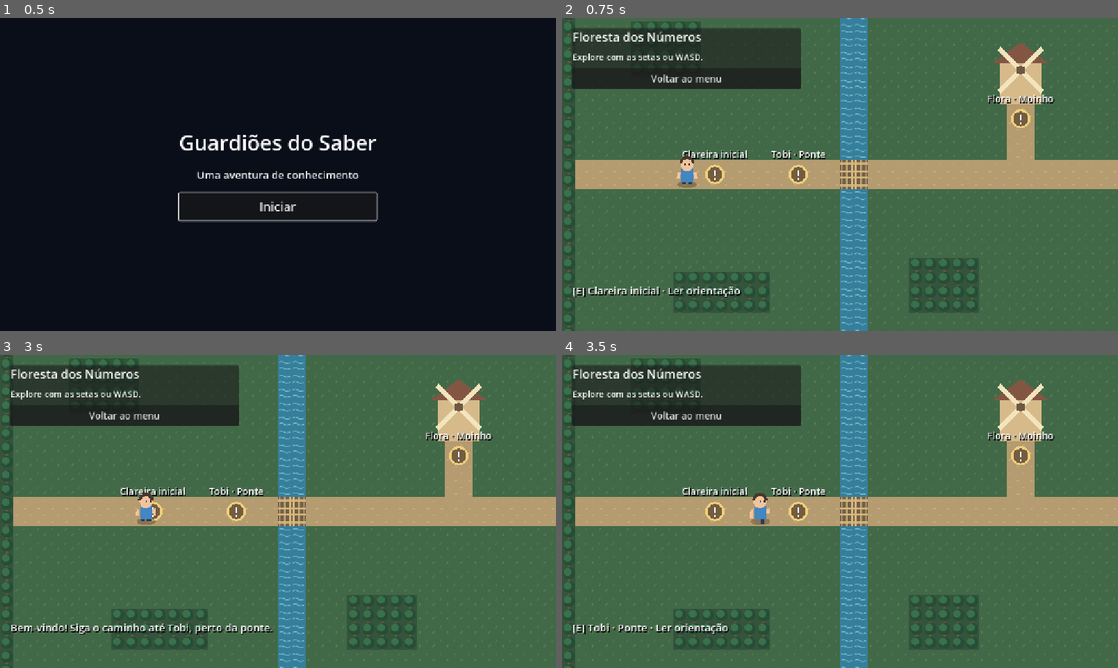
Above: before the commit, frames 1-4 (two rows, left to right).
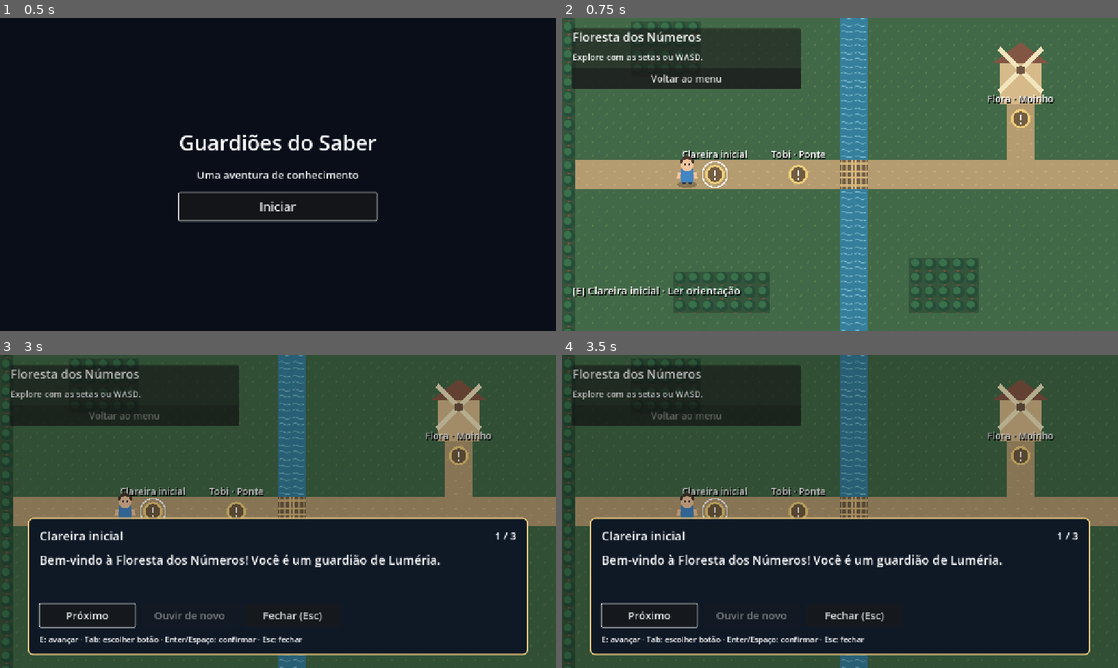
Above: after the commit, the same moments.

Repository: ArthurSalesse/Guardioes-do-Saber
Game: Godot game, scene res://scenes/main.tscn
Two runs of this game, one before a commit and one after it. Both use one fixed random seed, a clock stepped at 60 frames per second and the inputs below.
Inputs (mouse positions are in pixels of both pictures, inside the frame that each line leads up to):
- Up to frame 1 (0.5 s): no input
- Up to frame 2 (0.75 s): click "Iniciar" at 0.5 s
- Up to frame 3 (3 s): click "Voltar ao menu" at 1.25 s; click "Iniciar" at 2 s; tap Enter at 2.75 s; move the mouse to (400, 495) at 2.77 s; hold Right (move_right) from 2.78 s (still down); hold E (interact) from 2.78 s (still down); click (400, 495) at 2.92 s
- Up to frame 4 (3.5 s): keep holding Right (move_right); keep holding E (interact)

Frame 1 is identical in both runs. In frame 2, less than 0.1% of the frame differs, in the area x 25-30%, y 45-55%; in frame 3, 90%; in frame 4, 90%, in the area x 0-100%, y 0-100%.

Commit message:
feat: adiciona dialogos e suporte a instrucoes com audio (#7)

Diff:
--- /dev/null
+++ b/game/dialogues/bridge_1.tres
@@ -0,0 +1,7 @@
+[gd_resource type="Resource" load_steps=2 format=3]
+
+[ext_resource type="Script" path="res://scripts/instruction_page.gd" id="1"]
+
+[resource]
+script = ExtResource("1")
+text = "Olá! Sou Tobi. A tempestade quebrou nossa ponte."
--- /dev/null
+++ b/game/dialogues/bridge_2.tres
@@ -0,0 +1,7 @@
+[gd_resource type="Resource" load_steps=2 format=3]
+
+[ext_resource type="Script" path="res://scripts/instruction_page.gd" id="1"]
+
+[resource]
+script = ExtResource("1")
+text = "Precisamos de exatamente 12 tábuas. Pense em como juntar as pilhas de madeira."
--- /dev/null
+++ b/game/dialogues/bridge_3.tres
@@ -0,0 +1,7 @@
+[gd_resource type="Resource" load_steps=2 format=3]
+
+[ext_resource type="Script" path="res://scripts/instruction_page.gd" id="1"]
+
+[resource]
+script = ExtResource("1")
+text = "Você pode reler estas instruções quando quiser. Vamos cuidar da floresta juntos!"
--- /dev/null
+++ b/game/dialogues/crystal_1.tres
@@ -0,0 +1,7 @@
+[gd_resource type="Resource" load_steps=2 format=3]
+
+[ext_resource type="Script" path="res://scripts/instruction_page.gd" id="1"]
+
+[resource]
+script = ExtResource("1")
+text = "Você encontrou a caverna do Cristal do Conhecimento!"
--- /dev/null
+++ b/game/dialogues/crystal_2.tres
@@ -0,0 +1,7 @@
+[gd_resource type="Resource" load_steps=2 format=3]
+
+[ext_resource type="Script" path="res://scripts/instruction_page.gd" id="1"]
+
+[resource]
+script = ExtResource("1")
+text = "Três pedestais guardam desafios de adição, subtração e combinação de quantidades."
--- /dev/null
+++ b/game/dialogues/crystal_3.tres
@@ -0,0 +1,7 @@
+[gd_resource type="Resource" load_steps=2 format=3]
+
+[ext_resource type="Script" path="res://scripts/instruction_page.gd" id="1"]
+
+[resource]
+script = ExtResource("1")
+text = "Resolva um desafio de cada vez. Você pode pedir dicas durante os desafios."
--- /dev/null
+++ b/game/dialogues/mill_1.tres
@@ -0,0 +1,7 @@
+[gd_resource type="Resource" load_steps=2 format=3]
+
+[ext_resource type="Script" path="res://scripts/instruction_page.gd" id="1"]
+
+[resource]
+script = ExtResource("1")
+text = "Olá! Sou Flora. Nosso moinho precisa de energia para voltar a funcionar."
--- /dev/null
+++ b/game/dialogues/mill_2.tres
@@ -0,0 +1,7 @@
+[gd_resource type="Resource" load_steps=2 format=3]
+
+[ext_resource type="Script" path="res://scripts/instruction_page.gd" id="1"]
+
+[resource]
+script = ExtResource("1")
+text = "Temos 20 unidades de energia. Os mecanismos usam 6 e 8. Precisamos guardar pelo menos 6."
--- /dev/null
+++ b/game/dialogues/mill_3.tres
@@ -0,0 +1,7 @@
+[gd_resource type="Resource" load_steps=2 format=3]
+
+[ext_resource type="Script" path="res://scripts/instruction_page.gd" id="1"]
+
+[resource]
+script = ExtResource("1")
+text = "Planeje a distribuição com calma. Não há limite de tempo para pensar."
--- /dev/null
+++ b/game/dialogues/welcome_1.tres
@@ -0,0 +1,7 @@
+[gd_resource type="Resource" load_steps=2 format=3]
+
+[ext_resource type="Script" path="res://scripts/instruction_page.gd" id="1"]
+
+[resource]
+script = ExtResource("1")
+text = "Bem-vindo à Floresta dos Números! Você é um guardião de Luméria."
--- /dev/null
+++ b/game/dialogues/welcome_2.tres
@@ -0,0 +1,7 @@
+[gd_resource type="Resource" load_steps=2 format=3]
+
+[ext_resource type="Script" path="res://scripts/instruction_page.gd" id="1"]
+
+[resource]
+script = ExtResource("1")
+text = "Use as setas ou WASD para caminhar. Procure os sinais de ! e pressione E."
--- /dev/null
+++ b/game/dialogues/welcome_3.tres
@@ -0,0 +1,7 @@
+[gd_resource type="Resource" load_steps=2 format=3]
+
+[ext_resource type="Script" path="res://scripts/instruction_page.gd" id="1"]
+
+[resource]
+script = ExtResource("1")
+text = "Siga o caminho até Tobi. Ele precisa de ajuda para reconstruir a ponte."
--- /dev/null
+++ b/game/scenes/dialogue.tscn
@@ -0,0 +1,98 @@
+[gd_scene load_steps=3 format=3]
+[ext_resource type="Script" path="res://scripts/dialogue.gd" id="1"]
+[sub_resource type="StyleBoxFlat" id="PanelStyle"]
+bg_color = Color(0.06, 0.1, 0.15, 1)
+border_width_left = 3
+border_width_top = 3
+border_width_right = 3
+border_width_bottom = 3
+border_color = Color(0.93, 0.8, 0.5, 1)
+corner_radius_top_left = 12
+corner_radius_top_right = 12
+corner_radius_bottom_left = 12
+corner_radius_bottom_right = 12
+
+[node name="Dialogue" type="Control"]
+visible = false
+layout_mode = 3
+anchors_preset = 15
+anchor_right = 1.0
+anchor_bottom = 1.0
+grow_horizontal = 2
+grow_vertical = 2
+script = ExtResource("1")
+
+[node name="Shade" type="ColorRect" parent="."]
+layout_mode = 1
+anchors_preset = 15
+anchor_right = 1.0
+anchor_bottom = 1.0
+mouse_filter = 2
+color = Color(0, 0, 0, 0.25)
+
+[node name="Panel" type="PanelContainer" parent="."]
+layout_mode = 1
+anchor_left = 0.05
+anchor_top = 0.52
+anchor_right = 0.95
+anchor_bottom = 0.96
+theme_override_styles/panel = SubResource("PanelStyle")
+
+[node name="Margin" type="MarginContainer" parent="Panel"]
+layout_mode = 2
+theme_override_constants/margin_left = 24
+theme_override_constants/margin_top = 20
+theme_override_constants/margin_right = 24
+theme_override_constants/margin_bottom = 20
+
+[node name="Content" type="VBoxContainer" parent="Panel/Margin"]
+layout_mode = 2
+theme_override_constants/separation = 16
+
+[node name="Header" type="HBoxContainer" parent="Panel/Margin/Content"]
+layout_mode = 2
+
+[node name="Speaker" type="Label" parent="Panel/Margin/Content/Header"]
+layout_mode = 2
+size_flags_horizontal = 3
+theme_override_font_sizes/font_size = 28
+
+[node name="Counter" type="Label" parent="Panel/Margin/Content/Header"]
+layout_mode = 2
+theme_override_font_sizes/font_size = 24
+
+[node name="Text" type="Label" parent="Panel/Margin/Content"]
+custom_minimum_size = Vector2(0, 100)
+layout_mode = 2
+size_flags_vertical = 3
+theme_override_font_sizes/font_size = 28
+autowrap_mode = 2
+
+[node name="Buttons" type="HBoxContainer" parent="Panel/Margin/Content"]
+layout_mode = 2
+theme_override_constants/separation = 16
+
+[node name="Next" type="Button" parent="Panel/Margin/Content/Buttons"]
+custom_minimum_size = Vector2(220, 52)
+layout_mode = 2
+theme_override_font_sizes/font_size = 24
+text = "Próximo"
+
+[node name="Replay" type="Button" parent="Panel/Margin/Content/Buttons"]
+custom_minimum_size = Vector2(220, 52)
+layout_mode = 2
+theme_override_font_sizes/font_size = 24
+text = "Ouvir de novo"
+
+[node name="Close" type="Button" parent="Panel/Margin/Content/Buttons"]
+custom_minimum_size = Vector2(220, 52)
+layout_mode = 2
+theme_override_font_sizes/font_size = 24
+text = "Fechar (Esc)"
+
+[node name="Help" type="Label" parent="Panel/Margin/Content"]
+layout_mode = 2
+theme_override_font_sizes/font_size = 18
+text = "E: avançar · Tab: escolher botão · Enter/Espaço: confirmar · Esc: fechar"
+
+[node name="Audio" type="AudioStreamPlayer" parent="."]
--- a/game/scenes/forest.tscn
+++ b/game/scenes/forest.tscn
@@ -1,7 +1,20 @@
-[gd_scene load_steps=4 format=3]
+[gd_scene load_steps=16 format=3]
 [ext_resource type="Script" path="res://scripts/world.gd" id="1"]
 [ext_resource type="Script" path="res://scripts/mission_progress.gd" id="2"]
 [ext_resource type="PackedScene" path="res://scenes/interaction_point.tscn" id="3"]
+[ext_resource type="Resource" path="res://dialogues/welcome_1.tres" id="welcome1"]
+[ext_resource type="Resource" path="res://dialogues/welcome_2.tres" id="welcome2"]
+[ext_resource type="Resource" path="res://dialogues/welcome_3.tres" id="welcome3"]
+[ext_resource type="Resource" path="res://dialogues/bridge_1.tres" id="bridge1"]
+[ext_resource type="Resource" path="res://dialogues/bridge_2.tres" id="bridge2"]
+[ext_resource type="Resource" path="res://dialogues/bridge_3.tres" id="bridge3"]
+[ext_resource type="Resource" path="res://dialogues/mill_1.tres" id="mill1"]
+[ext_resource type="Resource" path="res://dialogues/mill_2.tres" id="mill2"]
+[ext_resource type="Resource" path="res://dialogues/mill_3.tres" id="mill3"]
+[ext_resource type="Resource" path="res://dialogues/crystal_1.tres" id="crystal1"]
+[ext_resource type="Resource" path="res://dialogues/crystal_2.tres" id="crystal2"]
+[ext_resource type="Resource" path="res://dialogues/crystal_3.tres" id="crystal3"]
+
 [node name="World" type="Node2D"]
 script = ExtResource("1")
 [node name="Ground" type="TileMapLayer" parent="."]
@@ -14,20 +27,24 @@
 [node name="Welcome" parent="Points" instance=ExtResource("3")]
 position = Vector2(352, 544)
 point_id = &"welcome"
+dialogue_pages = Array[Resource]([ExtResource("welcome1"), ExtResource("welcome2"), ExtResource("welcome3")])
 title = "Clareira inicial"
 instruction = "Bem-vindo! Siga o caminho até Tobi, perto da ponte."
 [node name="Bridge" parent="Points" instance=ExtResource("3")]
 position = Vector2(544, 544)
 point_id = &"bridge"
+dialogue_pages = Array[Resource]([ExtResource("bridge1"), ExtResource("bridge2"), ExtResource("bridge3")])
 title = "Tobi · Ponte"
 instruction = "A ponte precisa de 12 tábuas. Ajude Tobi na missão A Ponte Quebrada."
 [node name="Mill" parent="Points" instance=ExtResource("3")]
 position = Vector2(1056, 416)
 point_id = &"mill"
+dialogue_pages = Array[Resource]([ExtResource("mill1"), ExtResource("mill2"), ExtResource("mill3")])
 title = "Flora · Moinho"
 instruction = "O moinho parou! Ajude Flora a distribuir 20 unidades de energia."
 [node name="Cave" parent="Points" instance=ExtResource("3")]
 position = Vector2(1632, 544)
 point_id = &"crystal"
+dialogue_pages = Array[Resource]([ExtResource("crystal1"), ExtResource("crystal2"), ExtResource("crystal3")])
 title = "Caverna do Cristal"
 instruction = "Aqui está o Cristal do Conhecimento. Três pedestais aguardam sua ajuda."
--- a/game/scenes/game.tscn
+++ b/game/scenes/game.tscn
@@ -1,8 +1,10 @@
-[gd_scene load_steps=4 format=3]
+[gd_scene load_steps=5 format=3]
 
 [ext_resource type="Script" path="res://scripts/game.gd" id="1"]
 [ext_resource type="PackedScene" path="res://scenes/forest.tscn" id="2"]
 [ext_resource type="PackedScene" path="res://scenes/player.tscn" id="3"]
+
+[ext_resource type="PackedScene" path="res://scenes/dialogue.tscn" id="4"]
 
 [node name="Game" type="Control"]
 layout_mode = 3
@@ -59,3 +61,5 @@
 theme_override_font_sizes/font_size = 24
 autowrap_mode = 2
 text = "Procure os sinais de ! e pressione E para ler."
+
+[node name="Dialogue" parent="HUD" instance=ExtResource("4")]
--- /dev/null
+++ b/game/scripts/dialogue.gd
@@ -0,0 +1,88 @@
+extends Control
+
+signal opened
+signal closed
+signal page_changed(index: int)
+
+var pages: Array[Resource] = []
+var page_index := 0
+
+@onready var speaker: Label = $Panel/Margin/Content/Header/Speaker
+@onready var counter: Label = $Panel/Margin/Content/Header/Counter
+@onready var body: Label = $Panel/Margin/Content/Text
+@onready var next_button: Button = $Panel/Margin/Content/Buttons/Next
+@onready var replay_button: Button = $Panel/Margin/Content/Buttons/Replay
+@onready var audio: AudioStreamPlayer = $Audio
+
+
+func _ready() -> void:
+	hide()
+	next_button.pressed.connect(advance)
+	$Panel/Margin/Content/Buttons/Close.pressed.connect(close_dialogue)
+	replay_button.pressed.connect(replay_audio)
+
+
+func show_dialogue(title: String, content: Array[Resource]) -> bool:
+	if visible:
+		return false
+	pages.clear()
+	for page in content:
+		if page != null and not page.text.strip_edges().is_empty():
+			pages.append(page)
+	if pages.is_empty():
+		return false
+	speaker.text = title
+	page_index = 0
+	show()
+	opened.emit()
+	_show_page()
+	return true
+
+
+func _show_page() -> void:
+	audio.stop()
+	body.text = pages[page_index].text
+	counter.text = "%d / %d" % [page_index + 1, pages.size()]
+	next_button.text = "Concluir" if page_index == pages.size() - 1 else "Próximo"
+	audio.stream = pages[page_index].audio
+	replay_button.disabled = audio.stream == null
+	if audio.stream != null:
+		audio.play()
+	next_button.grab_focus()
+	page_changed.emit(page_index)
+
+
+func advance() -> void:
+	if not visible:
+		return
+	if page_index + 1 >= pages.size():
+		close_dialogue()
+	else:
+		page_index += 1
+		_show_page()
+
+
+func replay_audio() -> void:
+	if visible and audio.stream != null:
+		audio.play()
+
+
+func close_dialogue() -> void:
+	if not visible:
+		return
+	audio.stop()
+	audio.stream = null
+	hide()
+	pages.clear()
+	closed.emit()
+
+
+func _input(event: InputEvent) -> void:
+	if not visible or event.is_echo():
+		return
+	if event.is_action_pressed("interact"):
+		advance()
+		get_viewport().set_input_as_handled()
+	elif event.is_action_pressed("ui_cancel"):
+		close_dialogue()
+		get_viewport().set_input_as_handled()
--- a/game/scripts/game.gd
+++ b/game/scripts/game.gd
@@ -4,6 +4,9 @@
 
 
 func _ready() -> void:
+	$World.dialogue_requested.connect($HUD/Dialogue.show_dialogue)
+	$HUD/Dialogue.opened.connect(func(): _set_dialogue_active(true))
+	$HUD/Dialogue.closed.connect(func(): _set_dialogue_active(false))
 	$World.message_changed.connect(func(text: String): $HUD/Message.text = text)
 	$HUD/Panel/Content/Back.pressed.connect(func(): navigate.emit(&"menu"))
 	# Setas controlam o personagem; Tab ainda permite selecionar o botão.
@@ -11,3 +14,10 @@
 	$HUD/Panel/Content/Back.focus_neighbor_right = $HUD/Panel/Content/Back.get_path()
 	$HUD/Panel/Content/Back.focus_neighbor_top = $HUD/Panel/Content/Back.get_path()
 	$HUD/Panel/Content/Back.focus_neighbor_bottom = $HUD/Panel/Content/Back.get_path()
+
+
+func _set_dialogue_active(active: bool) -> void:
+	$World.interaction_enabled = not active
+	$World/Player.controls_enabled = not active
+	$HUD/Panel/Content/Back.disabled = active
+	$HUD/Message.visible = not active
--- /dev/null
+++ b/game/scripts/instruction_page.gd
@@ -0,0 +1,5 @@
+extends Resource
+## Uma página de instrução, com narração opcional e texto sempre disponível.
+
+@export_multiline var text := ""
+@export var audio: AudioStream
--- a/game/scripts/interaction_point.gd
+++ b/game/scripts/interaction_point.gd
@@ -1,6 +1,9 @@
 extends Area2D
 
 @export var point_id: StringName
+@export var dialogue_pages: Array[Resource] = []
+var selected := false
+
 @export var title := ""
 @export_multiline var instruction := ""
 
@@ -13,7 +16,15 @@
 	return overlaps_body(player)
 
 
+func set_selected(value: bool) -> void:
+	if selected != value:
+		selected = value
+		queue_redraw()
+
+
 func _draw() -> void:
+	if selected:
+		draw_arc(Vector2.ZERO, 29, 0, TAU, 48, Color.WHITE, 3)
 	draw_circle(Vector2.ZERO, 22, Color("f0cf7b"))
 	draw_circle(Vector2.ZERO, 17, Color("735d41"))
 	draw_line(Vector2(0, -9), Vector2(0, 3), Color.WHITE, 4)
--- a/game/scripts/player.gd
+++ b/game/scripts/player.gd
@@ -2,6 +2,7 @@
 ## Movimento cardinal sem diagonais; animação procedural provisória.
 
 @export var speed := 240.0
+var controls_enabled := true
 var facing := Vector2.DOWN
 var walking := false
 var animation_time := 0.0
@@ -9,6 +10,8 @@
 
 func _physics_process(delta: float) -> void:
 	var direction := Input.get_vector("move_left", "move_right", "move_up", "move_down")
+	if not controls_enabled:
+		direction = Vector2.ZERO
 	# Quatro direções: empates priorizam o eixo horizontal.
 	if absf(direction.x) >= absf(direction.y):
 		direction = Vector2(signf(direction.x), 0)
--- a/game/scripts/world.gd
+++ b/game/scripts/world.gd
@@ -2,6 +2,7 @@
 ## Layout determinístico: 60×34 tiles de 32px, três regiões sequenciais.
 
 signal message_changed(text: String)
+signal dialogue_requested(title: String, pages: Array[Resource])
 signal interaction_requested(point_id: StringName)
 
 const GRASS := 0
@@ -18,6 +19,7 @@
 @onready var ground: TileMapLayer = $Ground
 @onready var obstacles: TileMapLayer = $Obstacles
 @onready var progress = $Progress
+var interaction_enabled := true
 var active_point: Area2D
 var _last_prompt := ""
 
@@ -93,6 +95,8 @@
 
 
 func _process(_delta: float) -> void:
+	if not interaction_enabled:
+		return
 	var player := get_node_or_null("Player") as CharacterBody2D
 	active_point = null
 	var nearest := INF
@@ -102,6 +106,8 @@
 			if point.contains_player(player) and distance < nearest:
 				active_point = point
 				nearest = distance
+	for point in $Points.get_children():
+		point.set_selected(point == active_point)
 	var prompt := "Explore com WASD ou setas. Procure os sinais de !."
 	if active_point:
 		prompt = "[E] " + active_point.title + " · Ler orientação"
@@ -111,21 +117,29 @@
 
 
 func _unhandled_input(event: InputEvent) -> void:
-	if event.is_action_pressed("interact") and not event.is_echo():
+	if interaction_enabled and event.is_action_pressed("interact") and not event.is_echo():
 		interact()
 		get_viewport().set_input_as_handled()
 
 
 func interact() -> bool:
-	if not is_instance_valid(active_point):
+	if not interaction_enabled or not is_instance_valid(active_point):
+		return false
+	var player := get_node_or_null("Player") as CharacterBody2D
+	if not player or not active_point.contains_player(player):
 		return false
 	interaction_requested.emit(active_point.point_id)
-	var text: String = active_point.instruction
+	var pages: Array[Resource] = active_point.dialogue_pages.duplicate()
+	var text := ""
 	if active_point.point_id == &"crystal" and not progress.is_completed(&"mill"):
 		text = "Restaure a ponte e o moinho para chegar à caverna."
 	elif active_point.point_id in [&"bridge", &"mill", &"crystal"] and progress.is_completed(active_point.point_id):
 		text = "Esta missão já foi concluída. Continue sua aventura!"
-	message_changed.emit(text)
+	if not text.is_empty() or pages.is_empty():
+		var page = preload("res://scripts/instruction_page.gd").new()
+		page.text = text if not text.is_empty() else active_point.instruction
+		pages = [page]
+	dialogue_requested.emit(active_point.title, pages)
 	return true
 
 
--- /dev/null
+++ b/game/tests/dialogue_test.gd
@@ -0,0 +1,102 @@
+extends SceneTree
+
+var failures := 0
+
+
+func _initialize() -> void:
+	run.call_deferred()
+
+
+func check(condition: bool, message: String) -> void:
+	if not condition:
+		push_error(message)
+		failures += 1
+
+
+func ticks(count: int = 3) -> void:
+	for i in range(count):
+		await physics_frame
+	await process_frame
+	await process_frame
+
+
+func key(code: Key) -> void:
+	var event := InputEventKey.new()
+	event.physical_keycode = code
+	event.keycode = code
+	event.pressed = true
+	Input.parse_input_event(event)
+	await ticks()
+	event = event.duplicate()
+	event.pressed = false
+	Input.parse_input_event(event)
+	await ticks()
+
+
+func run() -> void:
+	var game = load("res://scenes/game.tscn").instantiate()
+	root.add_child(game)
+	var world = game.get_node("World")
+	var player = world.get_node("Player")
+	var dialogue = game.get_node("HUD/Dialogue")
+	await ticks()
+	check(world.active_point.point_id == &"welcome", "Seleciona ponto próximo")
+	check(world.active_point.selected, "Indicador visual do ponto ativo")
+	await key(KEY_E)
+	check(dialogue.visible and dialogue.page_index == 0, "E abre sem pular primeira página")
+	check(dialogue.pages.size() == 3, "Texto da clareira tem três páginas")
+	check(not world.interaction_enabled and not player.controls_enabled, "Bloqueia novas interações e movimento")
+	check(dialogue.replay_button.disabled, "Sem áudio, ouvir de novo fica desativado")
+	var start: Vector2 = player.position
+	Input.action_press("move_right")
+	await ticks(12)
+	Input.action_release("move_right")
+	check(player.position.is_equal_approx(start), "Personagem permanece parado ao ler")
+	check(not world.interact(), "Não abre diálogos sobrepostos")
+	await key(KEY_E)
+	check(dialogue.page_index == 1, "E avança uma página")
+	await key(KEY_ESCAPE)
+	check(not dialogue.visible and player.controls_enabled, "Esc fecha e restaura controles")
+	check(world.interact(), "Permite repetir orientação")
+	check(dialogue.page_index == 0, "Repetição começa na primeira página")
+	dialogue.next_button.pressed.emit()
+	check(dialogue.page_index == 1, "Botão próximo avança")
+	dialogue.advance()
+	check(dialogue.next_button.text == "Concluir", "Última página indica conclusão da leitura")
+	dialogue.advance()
+	check(not dialogue.visible, "Avançar no fim encerra")
+	check(not world.progress.is_completed(&"bridge"), "Ler não conclui missões")
+	var empty: Array[Resource] = []
+	check(not dialogue.show_dialogue("Vazio", empty), "Não abre diálogo vazio")
+	# Exercita o suporte real a AudioStream sem depender de uma gravação externa.
+	var page = load("res://scripts/instruction_page.gd").new()
+	page.text = "Instrução com áudio opcional."
+	var recording := AudioStreamWAV.new()
+	recording.mix_rate = 8000
+	var samples := PackedByteArray()
+	samples.resize(8000)
+	recording.data = samples
+	page.audio = recording
+	var pages: Array[Resource] = [page]
+	check(dialogue.show_dialogue("Áudio", pages), "Aceita página com AudioStream")
+	check(dialogue.audio.stream == recording and dialogue.audio.playing, "Inicia narração")
+	check(not dialogue.replay_button.disabled, "Habilita repetição de áudio")
+	dialogue.audio.stop()
+	dialogue.replay_button.pressed.emit()
+	check(dialogue.audio.playing, "Botão repete áudio")
+	dialogue.get_node("Panel/Margin/Content/Buttons/Close").pressed.emit()
+	check(not dialogue.audio.playing and dialogue.audio.stream == null, "Encerrar para e libera áudio")
+	player.position = Vector2(160, 800)
+	await ticks()
+	check(world.active_point == null and not world.interact(), "Sem interação distante")
+	check(not world.get_node("Points/Welcome").selected, "Remove destaque ao sair do alcance")
+	pages.clear()
+	page = null
+	recording = null
+	game.queue_free()
+	await process_frame
+	await process_frame
+	# O mixer libera playbacks de AudioStream de forma assíncrona.
+	await create_timer(0.1).timeout
+	print("Dialogue: %s" % ("PASS" if failures == 0 else "FAIL"))
+	quit(0 if failures == 0 else 1)
--- a/game/tests/forest_test.gd
+++ b/game/tests/forest_test.gd
@@ -57,6 +57,7 @@
 	await ticks(4)
 	check(world.interact() and events == [&"bridge"], "Interação próxima emite ID da missão")
 	check(not progress.is_completed(&"bridge"), "Interagir não conclui missão")
+	game.get_node("HUD/Dialogue").close_dialogue()
 	player.position = Vector2(160, 800)
 	await ticks(4)
 	check(not world.interact(), "Não interage fora do alcance")
Not shown, added: game/scripts/dialogue.gd.uid
Not shown, added: game/scripts/instruction_page.gd.uid
Not shown, added: game/tests/dialogue_test.gd.uid
Not shown, added: docs/DIALOGOS.md
Not shown, changed: docs/GODOT.md
Not shown, changed: docs/MAPA.md
